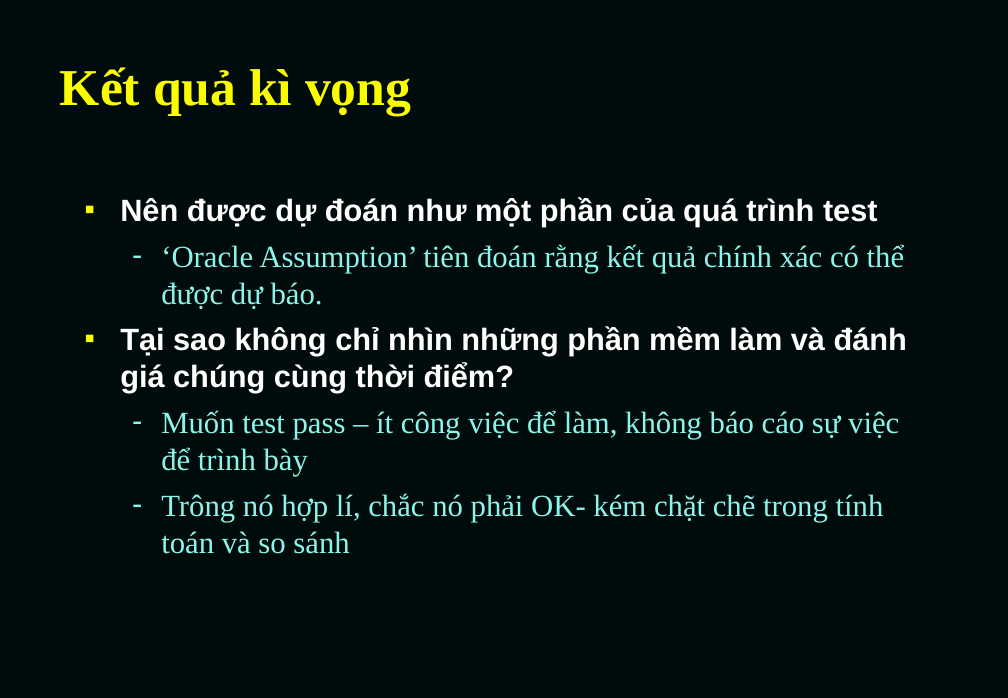
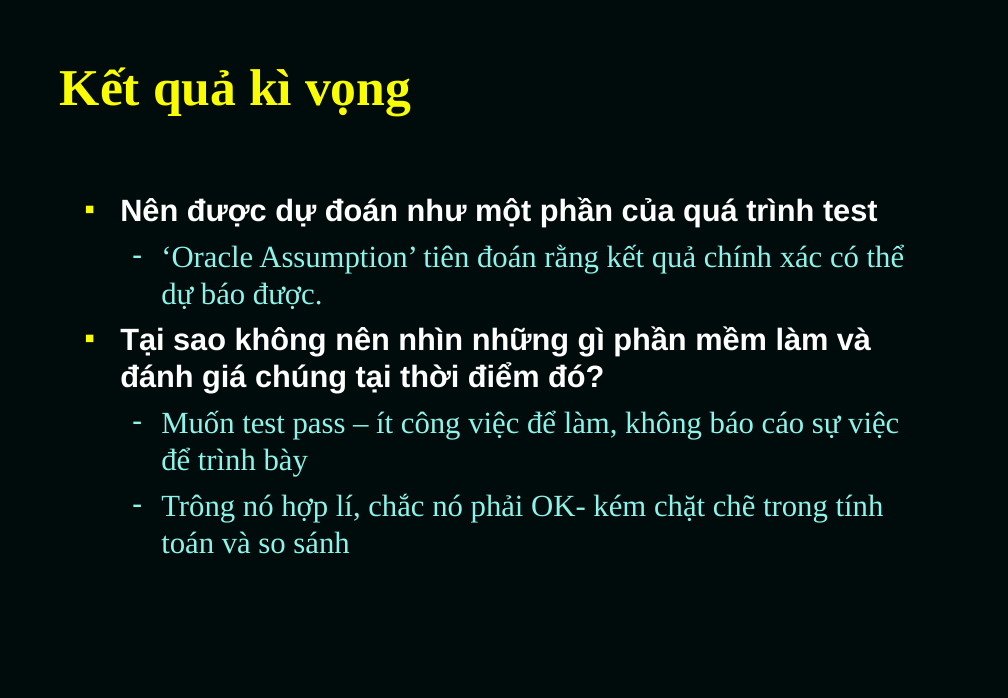
Before and after one commit to TesterRepo/kiemthu_Group1, a slide deck: slide 61 of ISTQBCH1-nhóm 1.ppt. Drawn at 1008x698 pixels with LibreOffice and Linux fonts; fonts in the diff are those of the drawing. Boxes give left, top, right and bottom in pixels: in the first picture for what was removed or moved away, otherwise in the second. Text is boxed around its words. In the diff, an @@ line names an element or a change of style, - is before the commit and + after.

```diff
--- a/ISTQBCH1-nhóm 1.ppt
+++ b/ISTQBCH1-nhóm 1.ppt
@@ text at [120,244,905,393]: text changed @@
-  – ‘Oracle Assumption’ tiên đoán rằng kết quả chính xác có thể được dự báo.
-■ Tại sao không chỉ nhìn những phần mềm làm và đánh giá chúng cùng thời điểm?
+  – ‘Oracle Assumption’ tiên đoán rằng kết quả chính xác có thể dự báo được.
+■ Tại sao không nên nhìn những gì phần mềm làm và đánh giá chúng tại thời điểm đó?
```
Also in this commit, not shown: 24 other slides changed.
